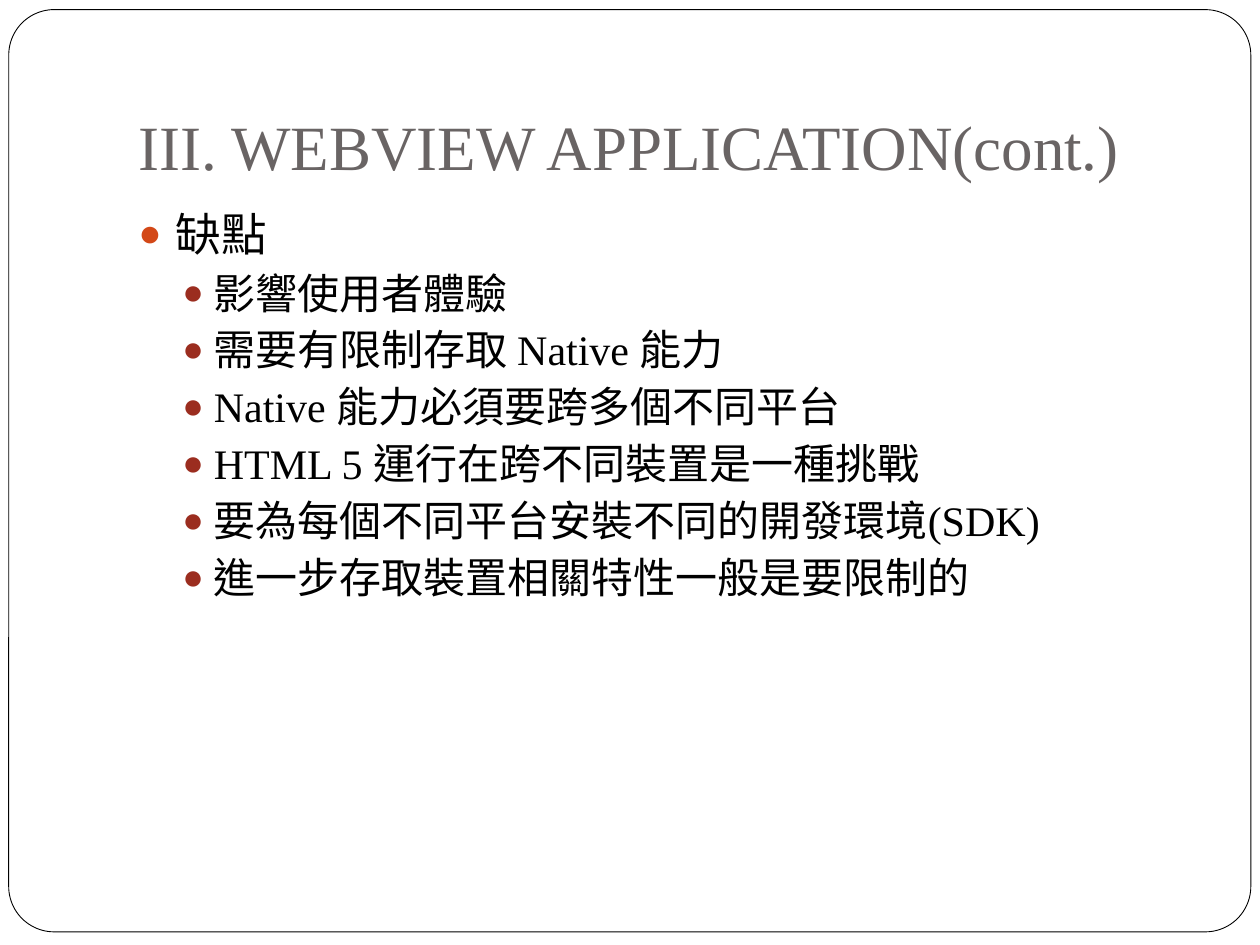
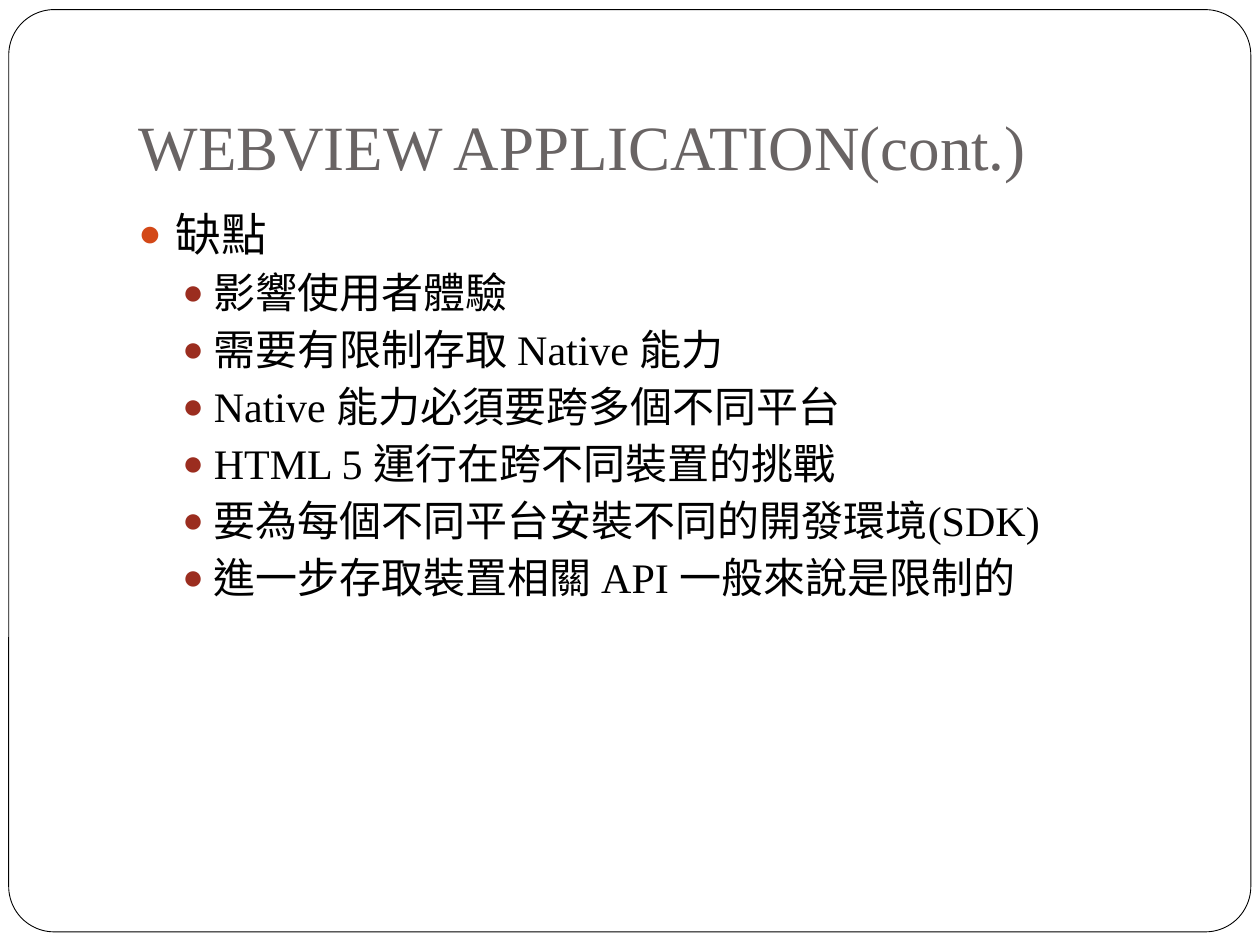
Before and after one commit to peter279k/regular_meeting, a slide deck: slide 9 of Recommendations for Webview Based Mobile.ppt. Drawn at 1260x945 pixels with LibreOffice and Linux fonts; fonts in the diff are those of the drawing. Boxes give left, top, right and bottom in pixels: in the first picture for what was removed or moved away, otherwise in the second. Text is boxed around its words. In the diff, an @@ line names an element or a change of style, - is before the commit and + after.

```diff
--- a/Recommendations for Webview Based Mobile.ppt
+++ b/Recommendations for Webview Based Mobile.ppt
@@ title at [139, 126, 1026, 182]: text changed @@
-III. WEBVIEW APPLICATION(cont.)
+WEBVIEW APPLICATION(cont.)
@@ text at [214, 443, 835, 483]: text changed @@
-  ● HTML 5 運行在跨不同裝置是一種挑戰
+  ● HTML 5 運行在跨不同裝置的挑戰
@@ text at [214, 557, 1015, 597]: text changed @@
-  ● 進一步存取裝置相關特性一般是要限制的
+  ● 進一步存取裝置相關 API 一般來說是限制的
```
Also in this commit, not shown: 11 other slides changed.
